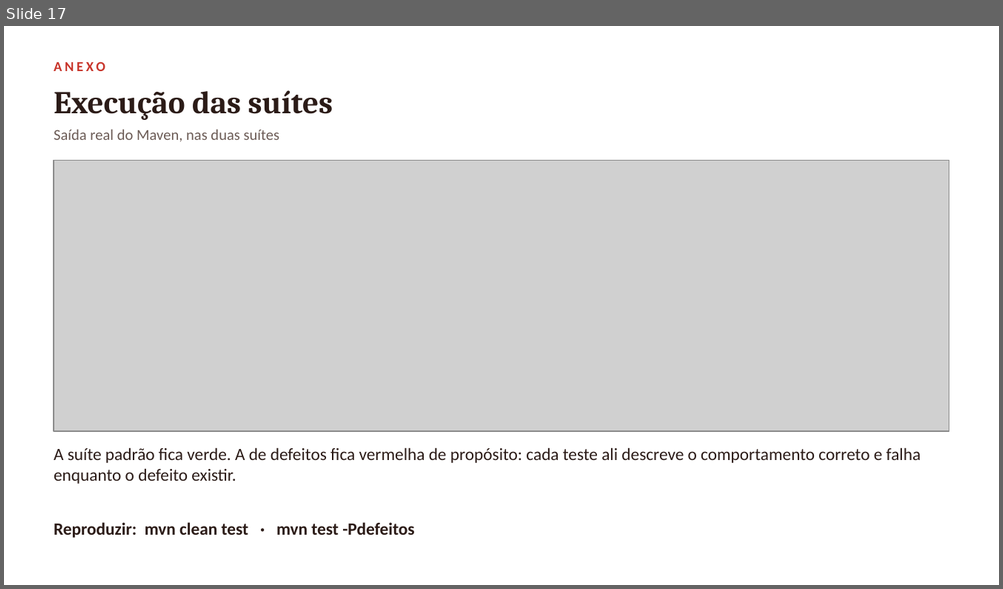
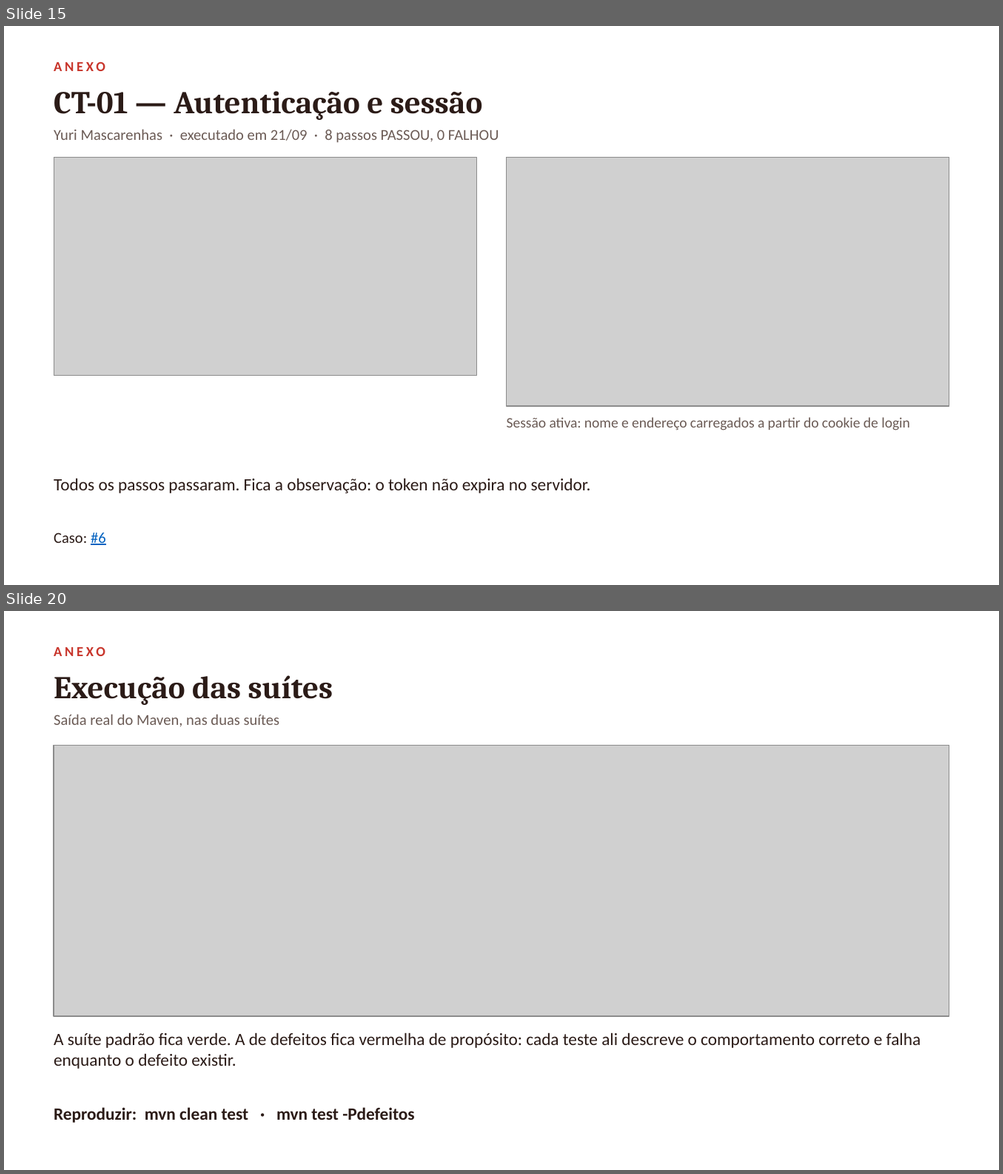
Before and after one commit to vini-pinheiro/trabalho-qualidade-e-teste-de-software, a slide deck: docs/entrega-1/apresentacao/apresentacao-entrega-1.pptx. Shown one above the other, each under a label of ours: slide 17 before the commit, slides 15 and 20 after it; the slides between them are not shown. The pictures are 1003x589 and 1003x1174 pixels, drawn with LibreOffice and Linux fonts; fonts in the diff are those of the drawing; grey boxes stand for pictures. Boxes give left, top, right and bottom in pixels: in the first picture for what was removed or moved away, otherwise in the second. Text is boxed around its words. In the diff, an @@ line names an element or a change of style, - is before the commit and + after.

Commit message:
docs: anexos com um slide por integrante e links clicáveis
- link do repositório visível na abertura, no encerramento e nos anexos
- toda referência #NN vira link para a issue correspondente (56 links no deck)
- um anexo por integrante: cabeçalho do documento do caso e tela do sistema
- telas extraídas dos prints anexados aos próprios casos de teste

```diff
--- a/docs/entrega-1/apresentacao/apresentacao-entrega-1.pptx
+++ b/docs/entrega-1/apresentacao/apresentacao-entrega-1.pptx
@@ slide 15 added at (4,26,999,585), background #FFFFFF @@
@@ text added at (54,62,105,71), 10 pt, text #C8352B, bold @@
+ANEXO
@@ text added at (54,91,482,120), 23 pt, text #2B1B17, bold @@
+CT-01 — Autenticação e sessão
@@ text added at (54,129,498,143), 11 pt, text #6B5B55 @@
+Yuri Mascarenhas · executado em 21/09 · 8 passos PASSOU, 0 FALHOU
@@ picture added at (54,157,476,376) @@
@@ picture added at (506,157,949,406) @@
@@ text added at (506,417,910,431), 10.5 pt, text #6B5B55 @@
+Sessão ativa: nome e endereço carregados a partir do cookie de login
@@ text added at (54,478,591,494), 12.5 pt, text #2B1B17 @@
+Todos os passos passaram. Fica a observação: o token não expira no servidor.
@@ text added at (54,533,106,545), 11 pt, text #2B1B17 @@
+Caso: #6
@@ what was slide 17 is now slide 20 @@
```
Also in this commit, not shown: 14 slides changed, 4 other slides added, 2 slides removed, 11 other files.
